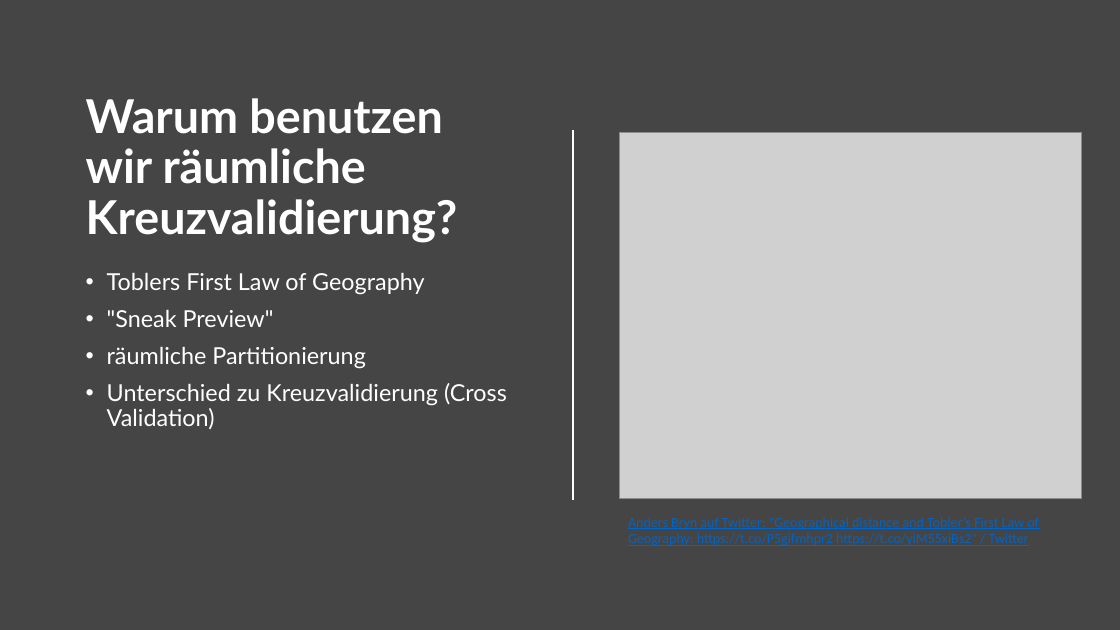
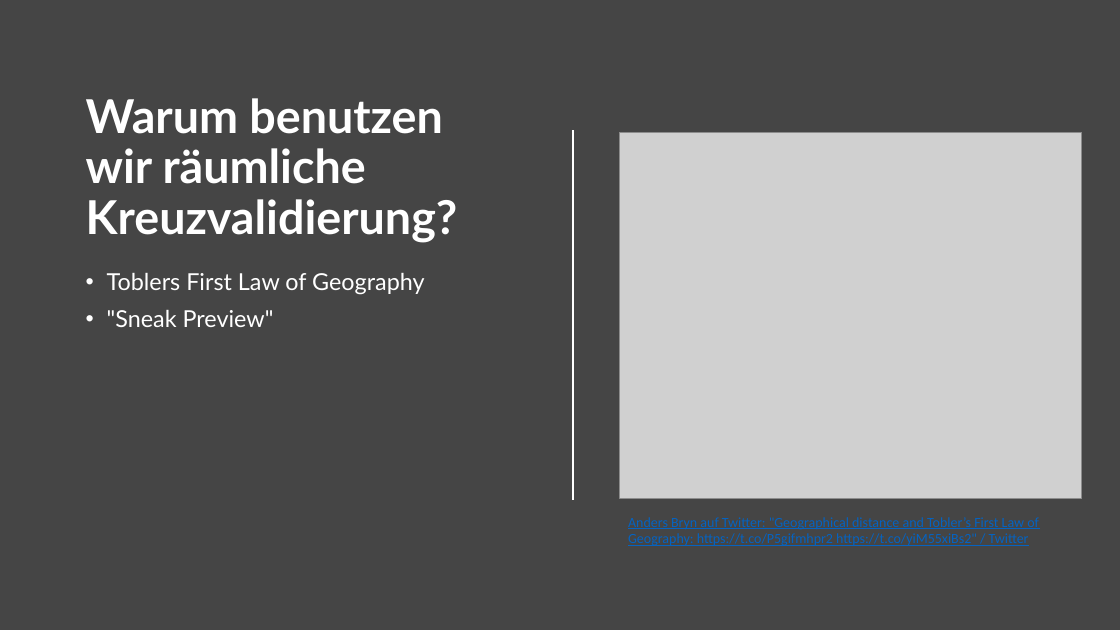
Before and after one commit to Geosoft2/geosoft2-2021, a slide deck: slide 5 of Spatial-Cross-Validation/Spatial_Cross_Validation_Presentation.pptx. Drawn at 1120x630 pixels with LibreOffice and Linux fonts; fonts in the diff are those of the drawing; grey boxes stand for pictures. Boxes give left, top, right and bottom in pixels: in the first picture for what was removed or moved away, otherwise in the second. Text is boxed around its words. In the diff, an @@ line names an element or a change of style, - is before the commit and + after.

```diff
--- a/Spatial-Cross-Validation/Spatial_Cross_Validation_Presentation.pptx
+++ b/Spatial-Cross-Validation/Spatial_Cross_Validation_Presentation.pptx
@@ text at box(107, 347, 507, 429): paragraphs removed @@
-• räumliche Partitionierung
-• Unterschied zu Kreuzvalidierung (Cross Validation)
```
Also in this commit, not shown: 4 other slides changed, 1 other file.
